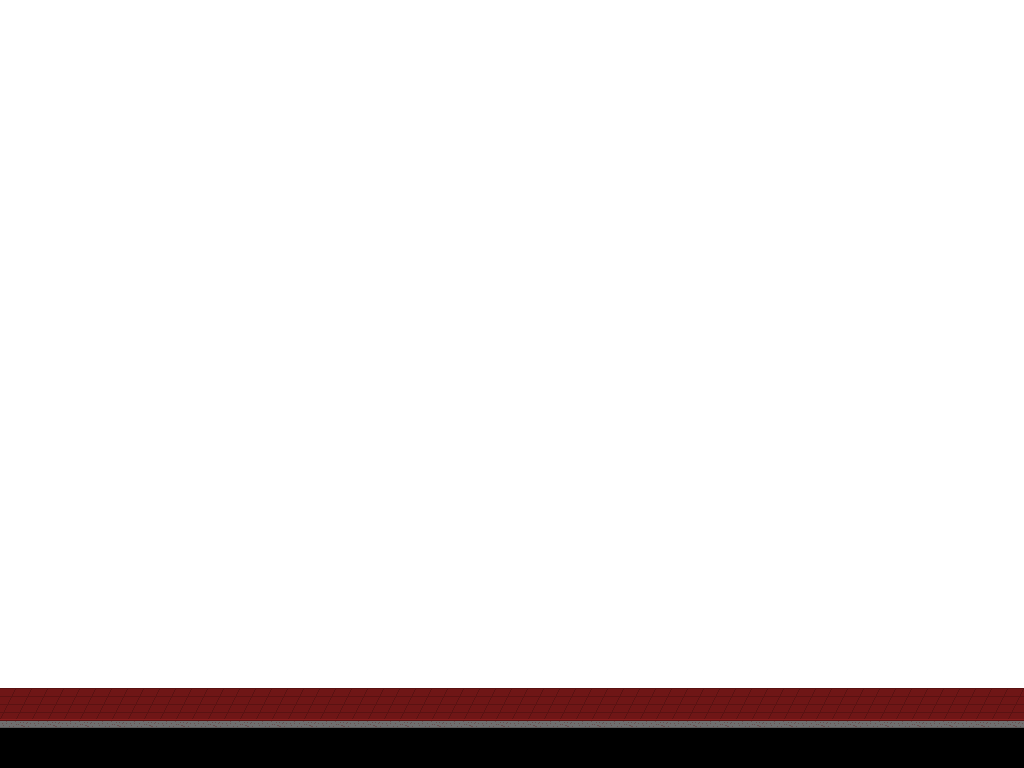
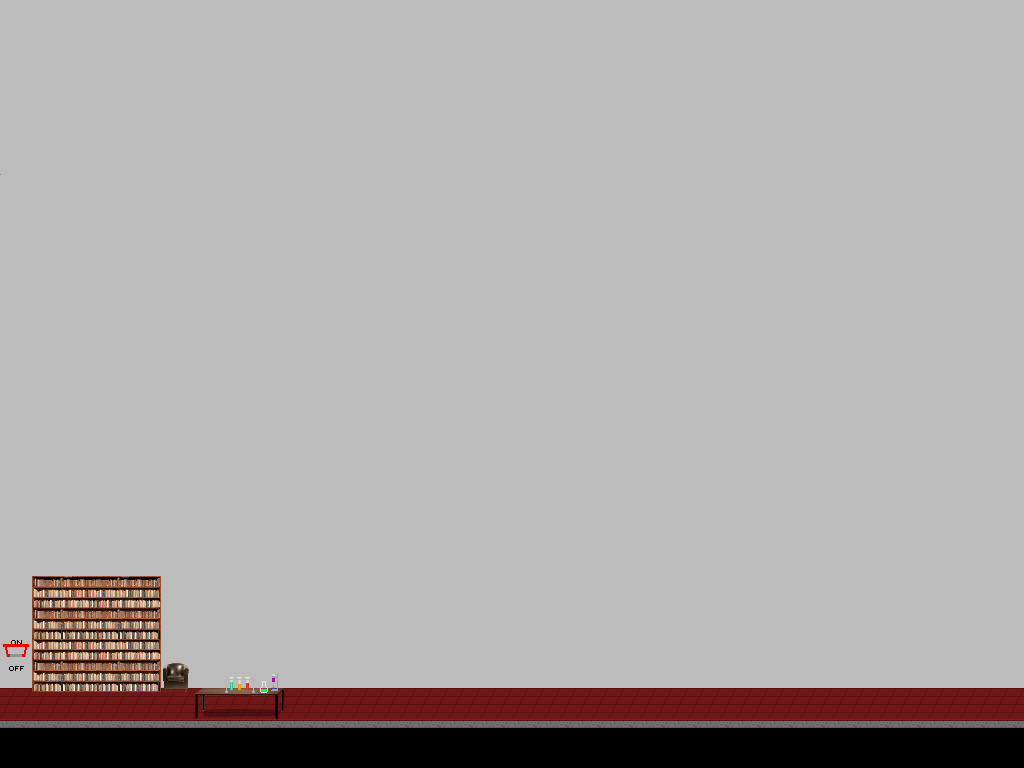
Layered file, before and after one edit (1024x768). Changes by layer:
added layer "Eingefügte Ebene" above "testtube rack" over (3, 640, 29, 671)
added layer "testtube rack" above "testtube fire" over (225, 677, 255, 693)
added layer "testtube fire" above "bowl" over (271, 674, 278, 691)
added layer "bowl" above "desk" over (260, 681, 268, 693)
added layer "desk" above "sessel" over (195, 688, 284, 720)
added layer "sessel" above "regal4" over (163, 663, 189, 693)
added layer "regal4" above "regal3" over (96, 576, 161, 640)
added layer "regal3" above "regal2" over (96, 628, 161, 692)
added layer "regal2" above "regal1" over (32, 576, 104, 640)
added layer "regal1" above "background ground" over (32, 628, 104, 692)
painted on "hintergrund" over (0, 0, 1024, 720)
